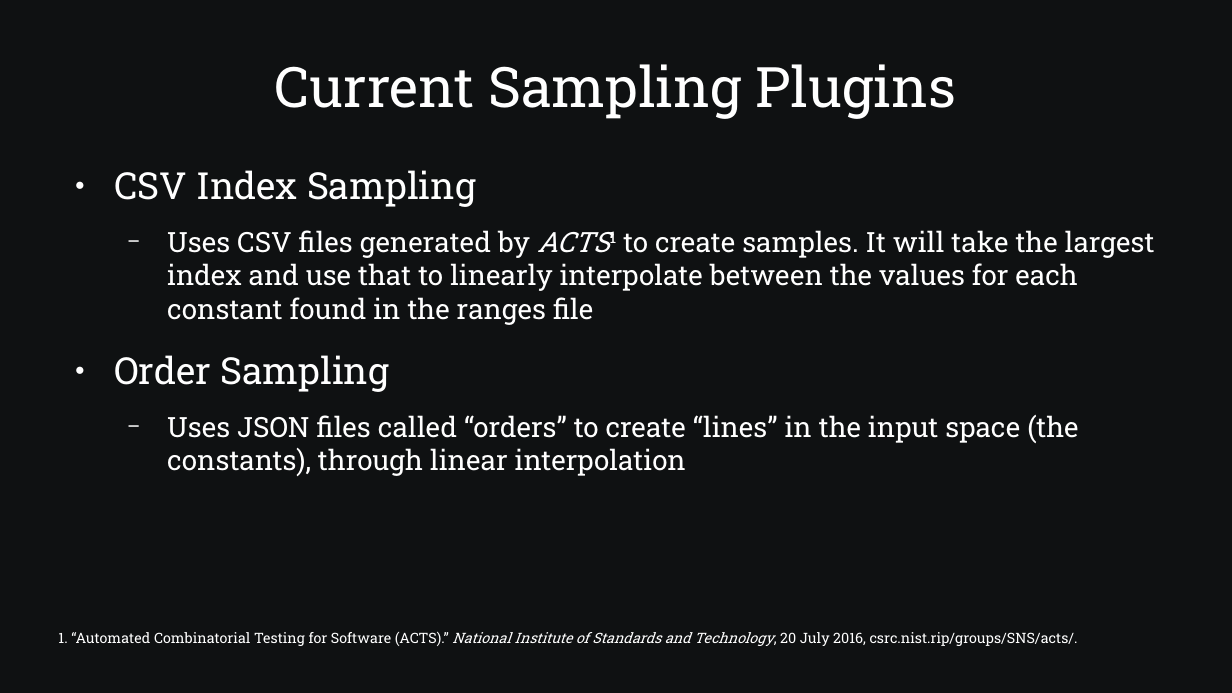
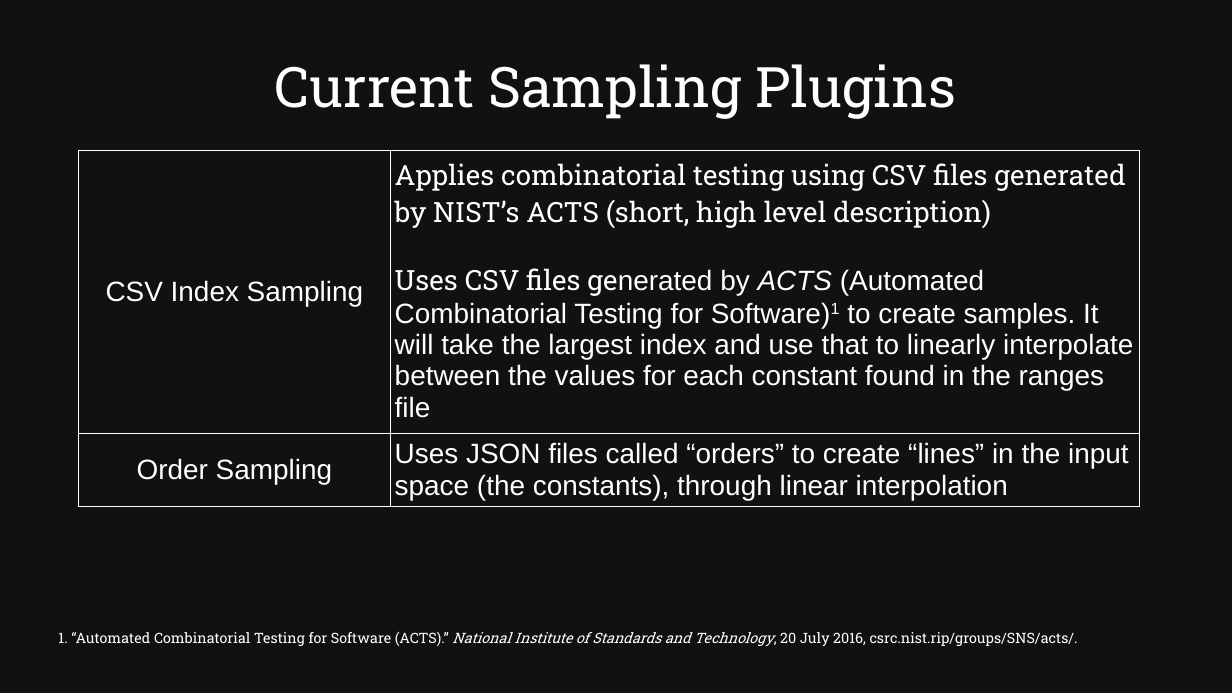
Before and after one commit to SamAllen06/lake_temp_work, a slide deck: slide 18 of documentation/for_collaborators/TestingSoftwareOverview.odp (slide 23 before the commit). Drawn at 1232x693 pixels with LibreOffice and Linux fonts; fonts in the diff are those of the drawing. Boxes give left, top, right and bottom in pixels: in the first picture for what was removed or moved away, otherwise in the second. Text is boxed around its words. In the diff, an @@ line names an element or a change of style, - is before the commit and + after.

Commit message:
Update Input, Output, and Constants table and Reorganize Sampling/Analysis plugin slides

```diff
--- a/documentation/for_collaborators/TestingSoftwareOverview.odp
+++ b/documentation/for_collaborators/TestingSoftwareOverview.odp
@@ table added at <box>78,151,1139,506</box>, 2 rows, 2 columns @@
+CSV Index Sampling | Applies combinatorial testing using CSV files generated by NIST’s ACTS (short, high level description) / Uses CSV files generated by ACTS (Automated Combinatorial Testing for Software)1 to create samples. It will take the largest index and use that to linearly interpolate between the values for each constant found in the ranges file
+Order Sampling | Uses JSON files called “orders” to create “lines” in the input space (the constants), through linear interpolation
@@ text removed at <box>114,170,1155,476</box> @@
-● CSV Index Sampling
-  − Uses CSV files generated by ACTS1 to create samples. It will take the largest index and use that to linearly interpolate between the values for each constant found in the ranges file
-● Order Sampling
-  − Uses JSON files called “orders” to create “lines” in the input space (the constants), through linear interpolation
```
Also in this commit, not shown: 11 other slides changed, 1 slide added, 6 slides removed, 2 other files.
